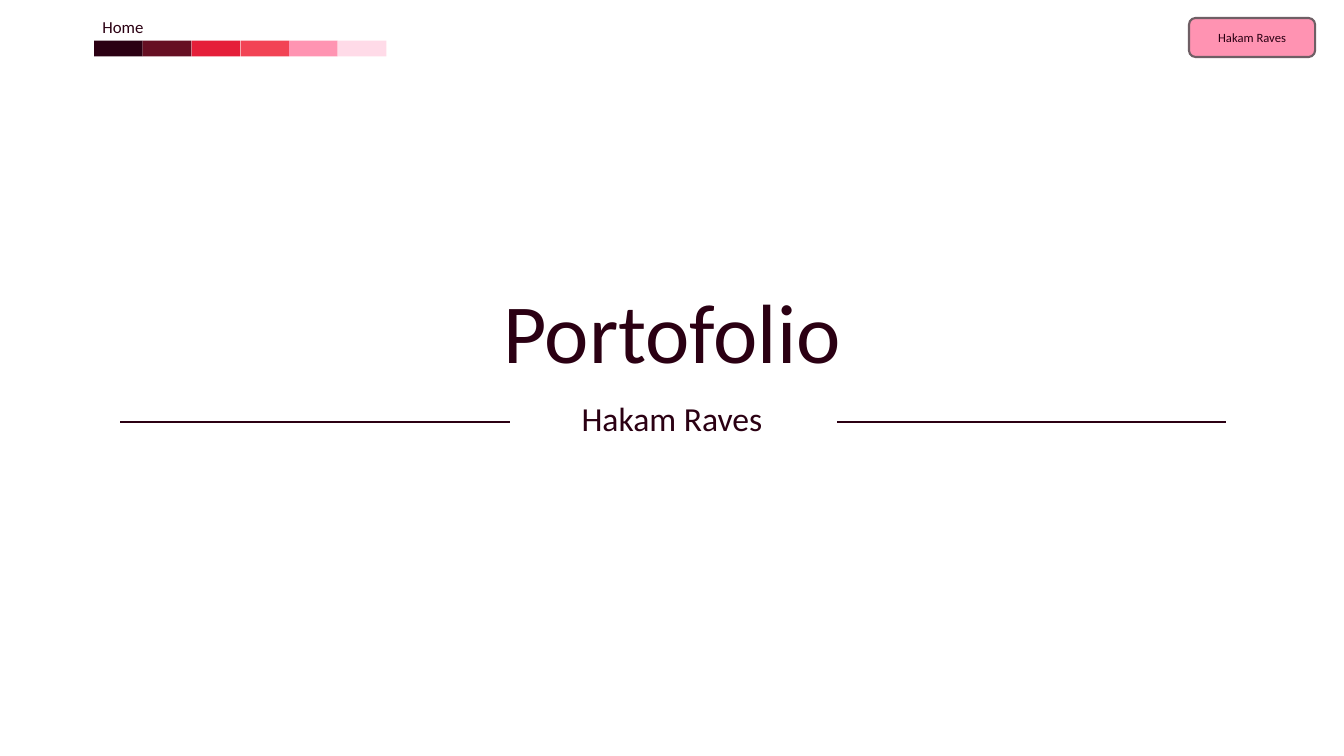
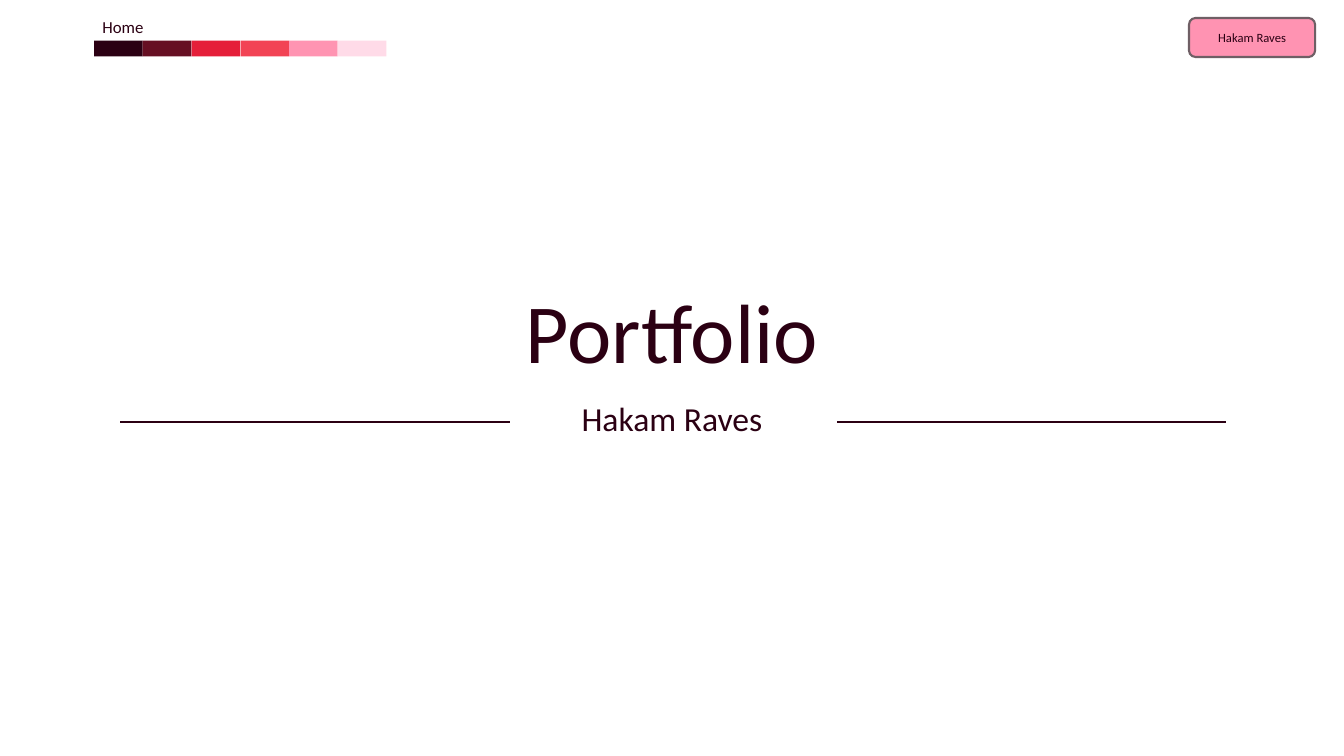
Before and after one commit to ravsssh/ravsssh, a slide deck: slide 1 of Portfolio.pptx. Drawn at 1344x756 pixels with LibreOffice and Linux fonts; fonts in the diff are those of the drawing. Boxes give left, top, right and bottom in pixels: in the first picture for what was removed or moved away, otherwise in the second. Text is boxed around its words. In the diff, an @@ line names an element or a change of style, - is before the commit and + after.

Commit message:
Update Portfolio to PDF

```diff
--- a/Portfolio.pptx
+++ b/Portfolio.pptx
@@ title at box(526, 304, 818, 364): text changed @@
-Portofolio
+Portfolio
```
Also in this commit, not shown: 3 other slides changed, 1 other file.
